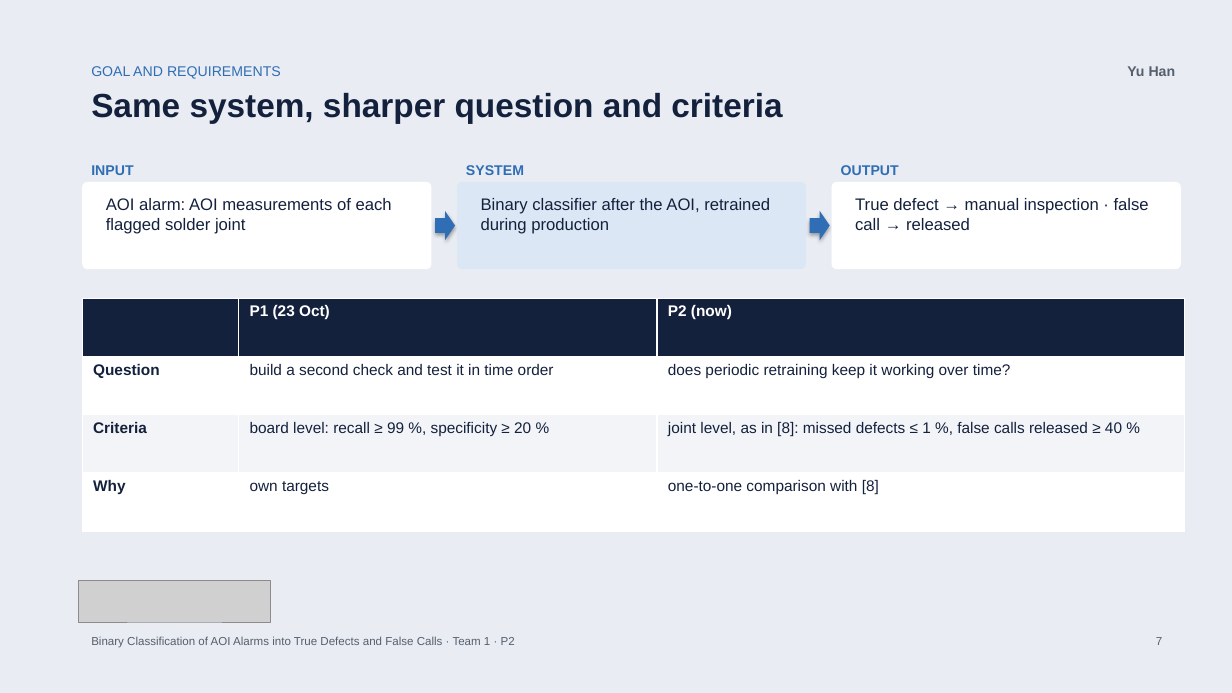
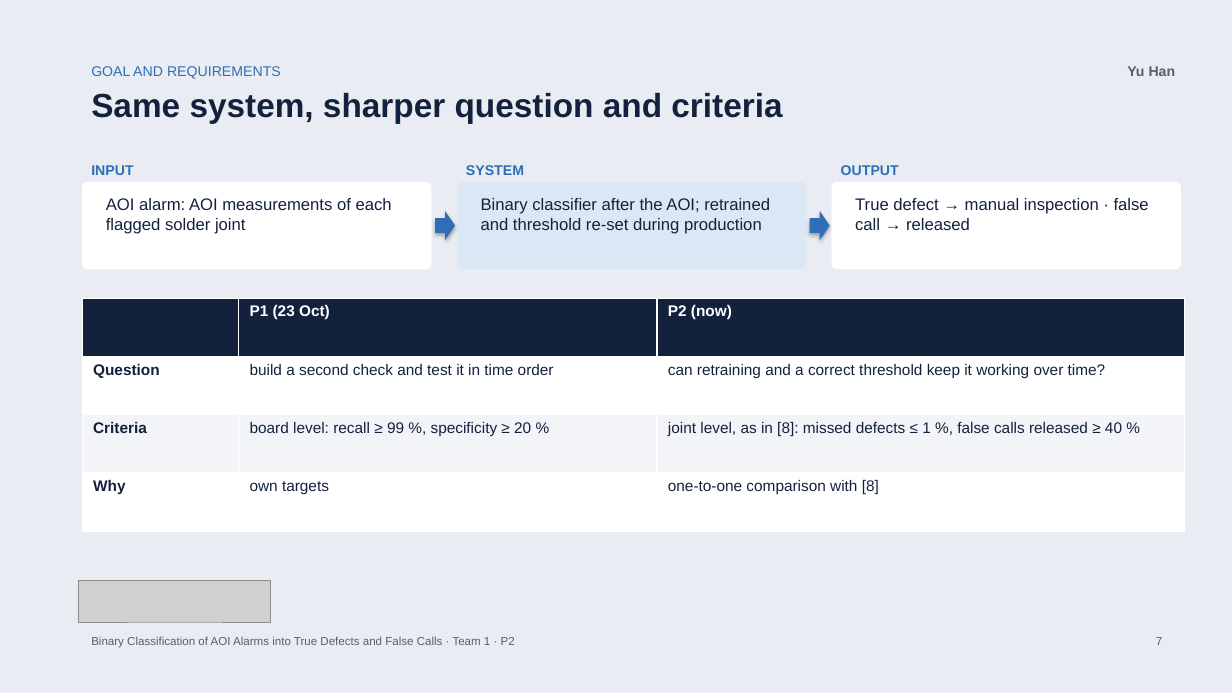
Before and after one commit to bodhi584/aoi-false-call-classification, a slide deck: slide 7 of docs/slides_p2.pptx. Drawn at 1232x693 pixels with LibreOffice and Linux fonts; fonts in the diff are those of the drawing; grey boxes stand for pictures. Boxes give left, top, right and bottom in pixels: in the first picture for what was removed or moved away, otherwise in the second. Text is boxed around its words. In the diff, an @@ line names an element or a change of style, - is before the commit and + after.

Commit message:
Research question covers both causes named in Pfab & Rothering: threshold and drift (#32, #36)

```diff
--- a/docs/slides_p2.pptx
+++ b/docs/slides_p2.pptx
@@ text at (x1=481, y1=198, x2=770, y2=234): text changed @@
-Binary classifier after the AOI, retrained during production
+Binary classifier after the AOI; retrained and threshold re-set during production
@@ table at (x1=82, y1=299, x2=1185, y2=531) @@
-row 2, column 3: does periodic retraining keep it working over time?
+row 2, column 3: can retraining and a correct threshold keep it working over time?
```
Also in this commit, not shown: 3 other slides changed, 3 other files.
